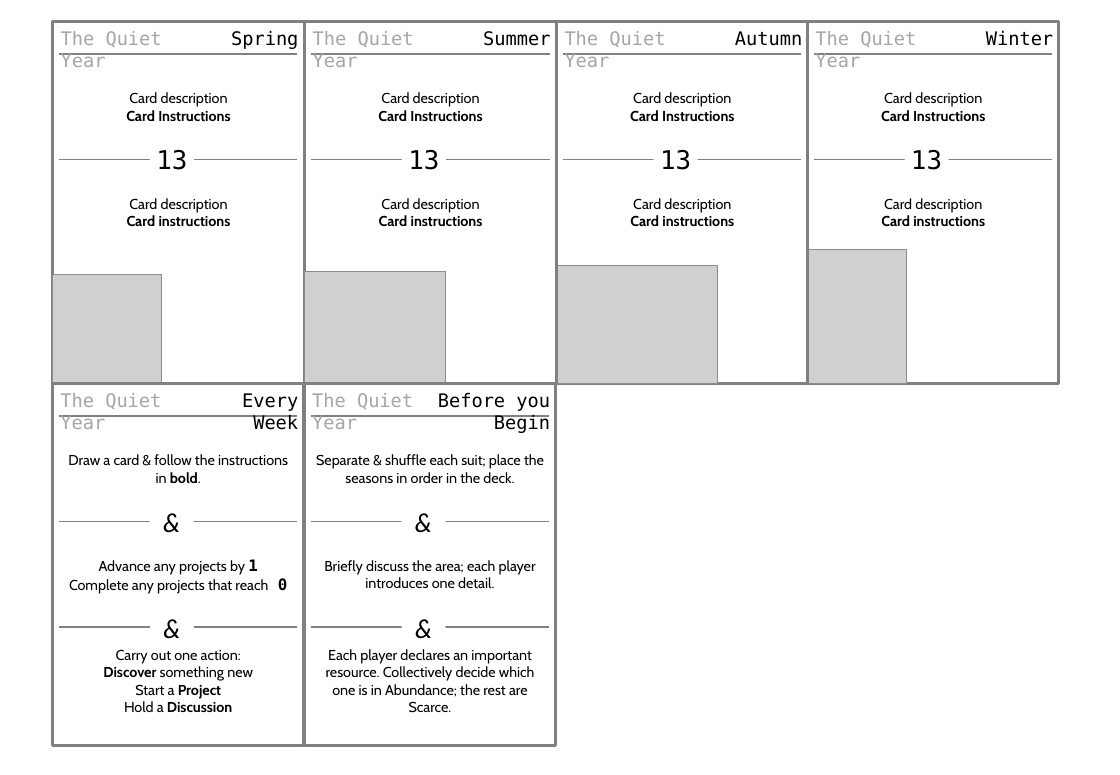
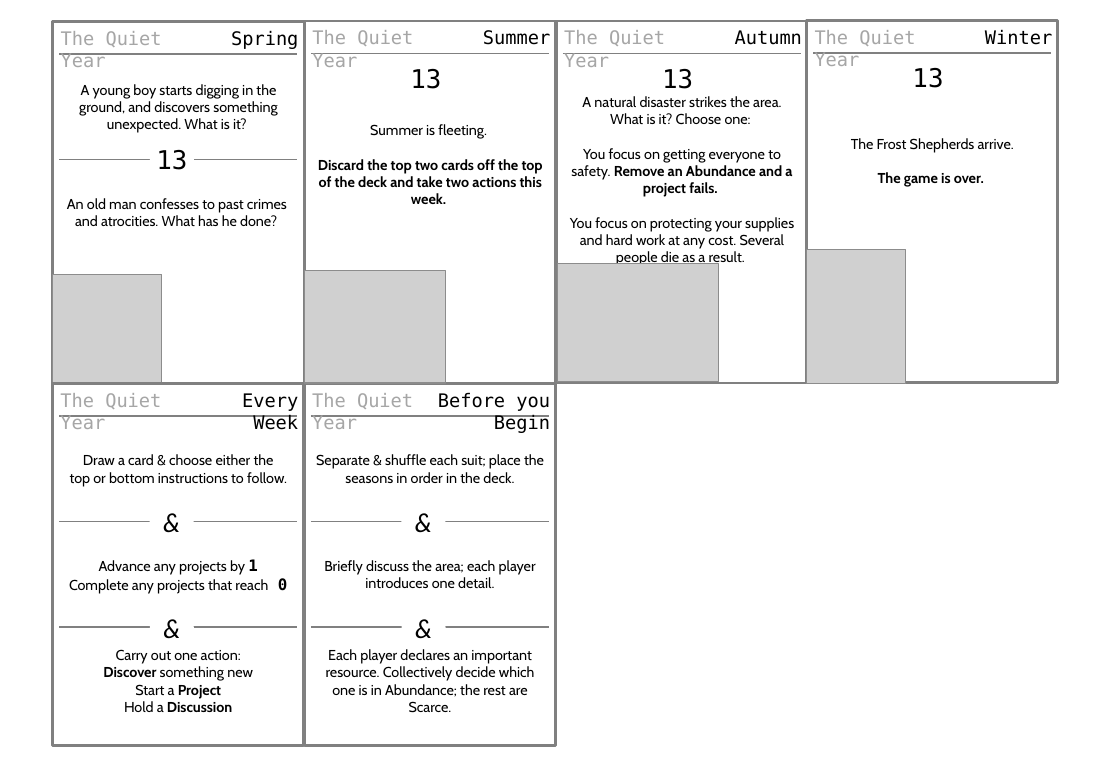
Before and after one commit to PangolinPaw/TheQuietYear, a slide deck: slide 7 of cards.pptx. Drawn at 1120x775 pixels with LibreOffice and Linux fonts; fonts in the diff are those of the drawing; grey boxes stand for pictures. Boxes give left, top, right and bottom in pixels: in the first picture for what was removed or moved away, otherwise in the second. Text is boxed around its words. In the diff, an @@ line names an element or a change of style, - is before the commit and + after.

Commit message:
Add finalised cards

```diff
--- a/cards.pptx
+++ b/cards.pptx
@@ ellipse "13": place and size @@
-ellipse "13" at <box>402,140,447,180</box>
+ellipse "13" at <box>404,58,449,98</box>
@@ ellipse "13": place and size @@
-ellipse "13" at <box>654,140,698,180</box>
+ellipse "13" at <box>656,58,700,98</box>
@@ ellipse "13": place and size @@
-ellipse "13" at <box>905,140,949,180</box>
+ellipse "13" at <box>906,57,950,97</box>
@@ text at <box>79,84,277,133</box>: text changed; bold off @@
-Card description
-Card Instructions
+A young boy starts digging in the ground, and discovers something unexpected. What is it?
@@ text removed at <box>378,92,482,121</box> @@
-Card description
-Card Instructions
@@ text added at <box>570,96,794,266</box>, 10 pt, text #000000 @@
+A natural disaster strikes the area. What is it? Choose one:
+You focus on getting everyone to safety. Remove an Abundance and a project fails.
+You focus on protecting your supplies and hard work at any cost. Several people die as a result.
@@ text removed at <box>630,92,734,122</box> @@
-Card description
-Card Instructions
@@ text removed at <box>881,92,985,122</box> @@
-Card description
-Card Instructions
@@ text added at <box>318,124,543,204</box>, 10 pt, text #000000, bold @@
+Summer is fleeting.
+Discard the top two cards off the top of the deck and take two actions this week.
@@ text added at <box>851,138,1014,187</box>, 10 pt, text #000000 @@
+The Frost Shepherds arrive.
+The game is over.
@@ line removed from (311, 160) to (550, 160) @@
@@ line removed from (564, 160) to (801, 160) @@
@@ line removed from (814, 160) to (1053, 160) @@
@@ text at <box>67,198,287,226</box>: text changed; bold off @@
-Card description
-Card instructions
+An old man confesses to past crimes
+and atrocities. What has he done?
@@ text removed at <box>379,198,483,226</box> @@
-Card description
-Card instructions
@@ text removed at <box>630,198,734,226</box> @@
-Card description
-Card instructions
@@ text removed at <box>881,198,985,226</box> @@
-Card description
-Card instructions
@@ text at <box>70,454,287,486</box>: text changed @@
-Draw a card & follow the instructions in bold.
+Draw a card & choose either the
+top or bottom instructions to follow.
```
Also in this commit, not shown: 5 other slides changed, 1 slide added, 1 slide removed, 1 other file.
